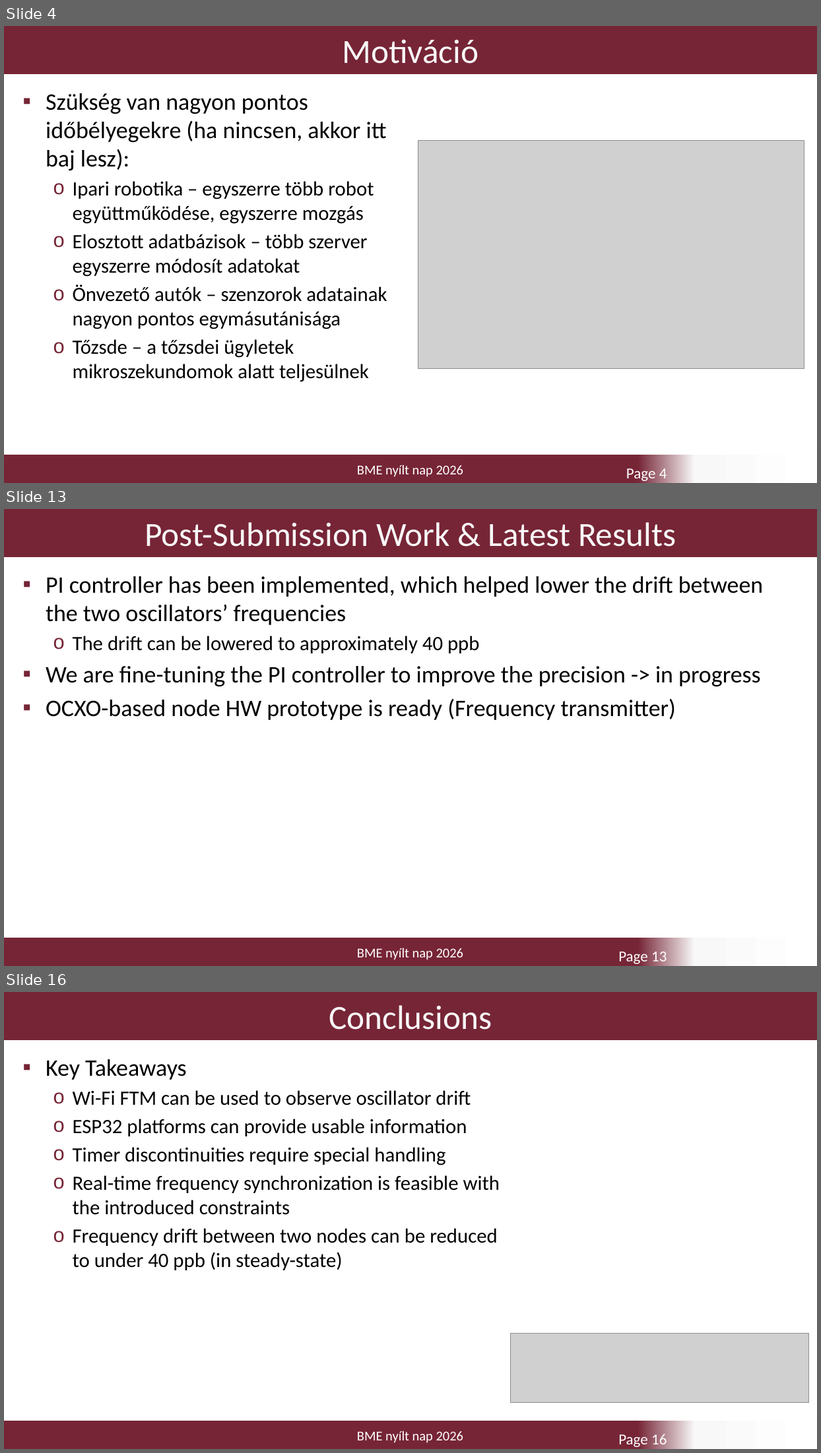
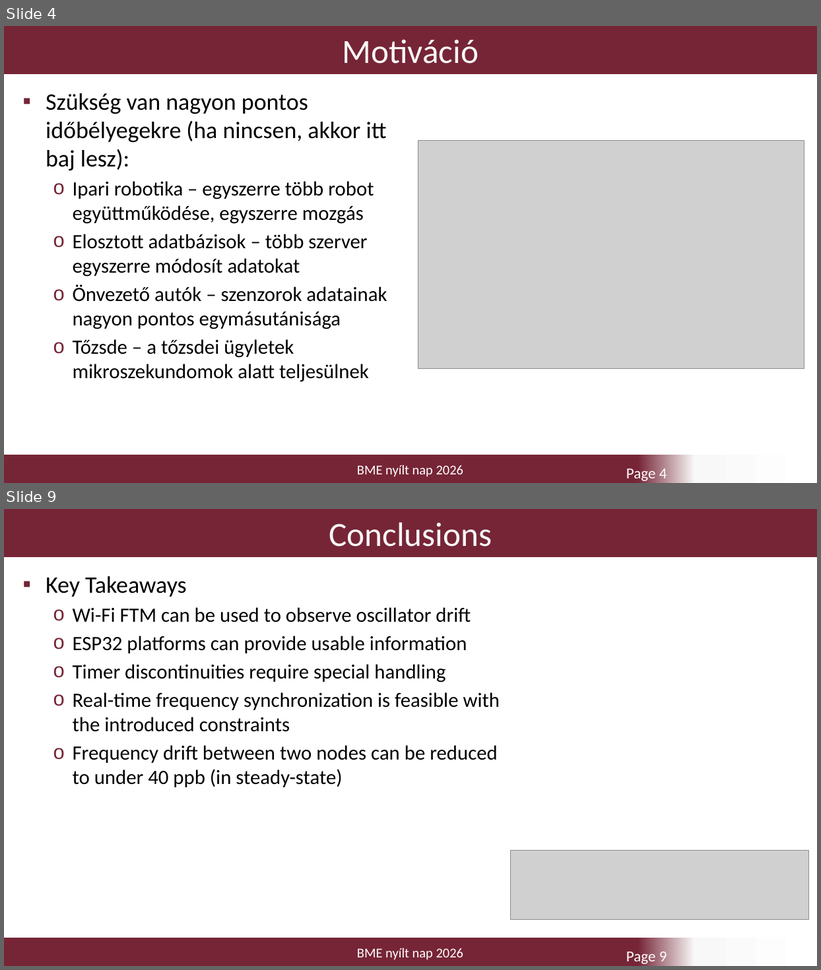
Before and after one commit to mineroni/FTMQuartzDriftDemonstrator, a slide deck: FTM_nyilt_nap.pptx. Shown one above the other, each under a label of ours: slides 4, 13 and 16 before the commit, slides 4 and 9 after it; the slides between them are not shown. The pictures are 821x1453 and 821x970 pixels, drawn with LibreOffice and Linux fonts; fonts in the diff are those of the drawing; grey boxes stand for pictures; background and template pictures are left out. Boxes give left, top, right and bottom in pixels: in the first picture for what was removed or moved away, otherwise in the second. Text is boxed around its words. In the diff, an @@ line names an element or a change of style, - is before the commit and + after.

```diff
--- a/FTM_nyilt_nap.pptx
+++ b/FTM_nyilt_nap.pptx
@@ slide 13 removed at <box>4,509,817,966</box>, background #FFFFFF; not listed: 1 template element that a slide beside it also shows @@
@@ title removed at <box>4,509,817,557</box> @@
-Post-Submission Work & Latest Results
@@ text removed at <box>46,576,763,720</box> @@
-▪ PI controller has been implemented, which helped lower the drift between the two oscillators’ frequencies
-  o The drift can be lowered to approximately 40 ppb
-▪ We are fine-tuning the PI controller to improve the precision -> in progress
-▪ OCXO-based node HW prototype is ready (Frequency transmitter)
@@ page number removed at <box>618,952,667,964</box> @@
-Page 13
@@ what was slide 16 is now slide 9 @@
@@ page number at <box>626,952,667,964</box>: text changed @@
-Page 16
+Page 9
```
Also in this commit, not shown: 3 slides added, 9 other slides removed.
